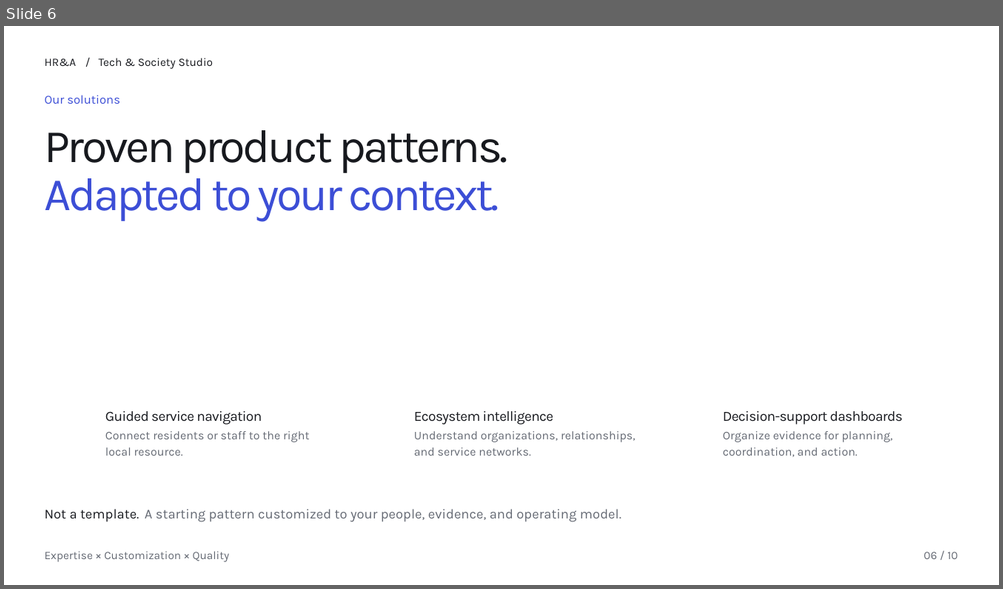
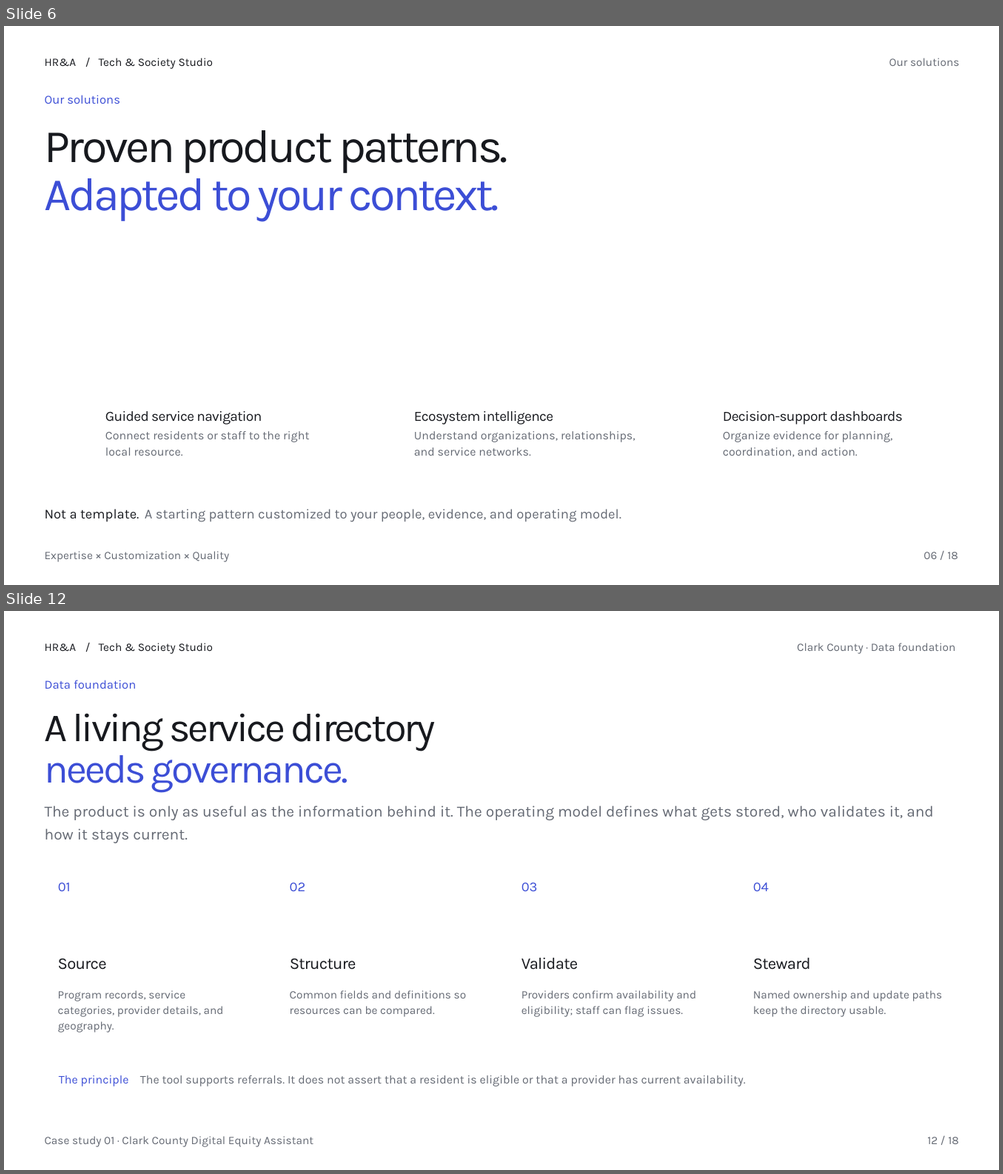
Before and after one commit to Alphaam/cc-chatbot-dev, a slide deck: public/presentation/studio-editable.pptx. Shown one above the other, each under a label of ours: slide 6 before the commit, slides 6 and 12 after it; the slides between them are not shown. The pictures are 1003x589 and 1003x1174 pixels, drawn with LibreOffice and Linux fonts; fonts in the diff are those of the drawing; background and template pictures are left out. Boxes give left, top, right and bottom in pixels: in the first picture for what was removed or moved away, otherwise in the second. Text is boxed around its words. In the diff, an @@ line names an element or a change of style, - is before the commit and + after.

```diff
--- a/public/presentation/studio-editable.pptx
+++ b/public/presentation/studio-editable.pptx
@@ slide 12 added at [4, 611, 999, 1170], background picture (left out) @@
@@ text added at [45, 644, 77, 651], 13.2 pt, text #17191E @@
+HR&A
@@ text added at [85, 640, 95, 655], 13.2 pt, text #17191E @@
+/
@@ text added at [99, 643, 213, 654], 13.2 pt, text #17191E @@
+Tech & Society Studio
@@ text added at [797, 643, 955, 654], 13.2 pt, text #646973 @@
+Clark County · Data foundation
@@ text added at [45, 680, 136, 689], 14.3 pt, text #3C4ED6 @@
+Data foundation
@@ text added at [45, 713, 435, 752], 46.6 pt, text #17191E @@
+A living service directory
@@ text added at [45, 747, 348, 793], 46.6 pt, text #3C4ED6 @@
+needs governance.
@@ text added at [45, 806, 933, 820], 18 pt, text #646973 @@
+The product is only as useful as the information behind it. The operating model defines what gets stored, who validates it, and
@@ text added at [45, 829, 188, 843], 18 pt, text #646973 @@
+how it stays current.
@@ text added at [58, 883, 71, 891], 15.9 pt, text #3C4ED6 @@
+01
@@ text added at [290, 883, 306, 891], 15.9 pt, text #3C4ED6 @@
+02
@@ text added at [521, 883, 538, 891], 15.9 pt, text #3C4ED6 @@
+03
@@ text added at [753, 883, 768, 891], 15.9 pt, text #3C4ED6 @@
+04
@@ text added at [58, 959, 107, 970], 19.1 pt, text #17191E @@
+Source
@@ text added at [290, 959, 356, 970], 19.1 pt, text #17191E @@
+Structure
@@ text added at [521, 958, 578, 970], 19.1 pt, text #17191E @@
+Validate
@@ text added at [753, 958, 811, 970], 19.1 pt, text #17191E @@
+Steward
@@ text added at [58, 991, 185, 1002], 13.2 pt, text #646973 @@
+Program records, service
@@ text added at [58, 1006, 224, 1017], 13.2 pt, text #646973 @@
+categories, provider details, and
@@ text added at [290, 991, 466, 999], 13.2 pt, text #646973 @@
+Common fields and definitions so
@@ text added at [290, 1006, 435, 1017], 13.2 pt, text #646973 @@
+resources can be compared.
@@ text added at [521, 991, 696, 1002], 13.2 pt, text #646973 @@
+Providers confirm availability and
@@ text added at [521, 1006, 683, 1017], 13.2 pt, text #646973 @@
+eligibility; staff can flag issues.
@@ text added at [753, 991, 942, 1002], 13.2 pt, text #646973 @@
+Named ownership and update paths
@@ text added at [753, 1006, 885, 1017], 13.2 pt, text #646973 @@
+keep the directory usable.
@@ text added at [58, 1022, 114, 1033], 13.2 pt, text #646973 @@
+geography.
@@ text added at [59, 1076, 129, 1087], 13.8 pt, text #3C4ED6 @@
+The principle
@@ text added at [140, 1076, 745, 1087], 13.8 pt, text #646973 @@
+The tool supports referrals. It does not assert that a resident is eligible or that a provider has current availability.
@@ text added at [45, 1136, 313, 1147], 13.2 pt, text #646973 @@
+Case study 01 · Clark County Digital Equity Assistant
@@ text added at [927, 1137, 959, 1145], 13.2 pt, text #646973 @@
+12 / 18
@@ slide 6 changed as well @@
@@ text added at [889, 58, 959, 66], 13.2 pt, text #646973 @@
+Our solutions
@@ text at [923, 552, 958, 560]: text changed @@
-06 / 10
+06 / 18
```
Also in this commit, not shown: 6 other slides changed, 10 other slides added, 3 slides removed, 6 other files.
